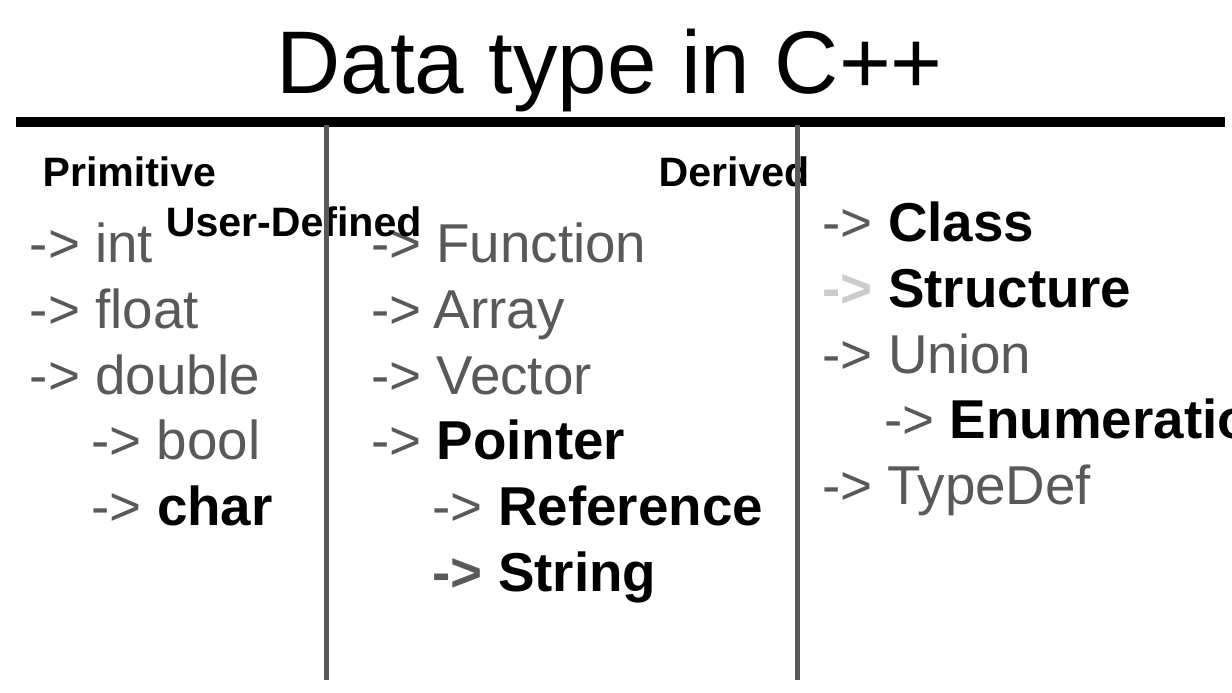
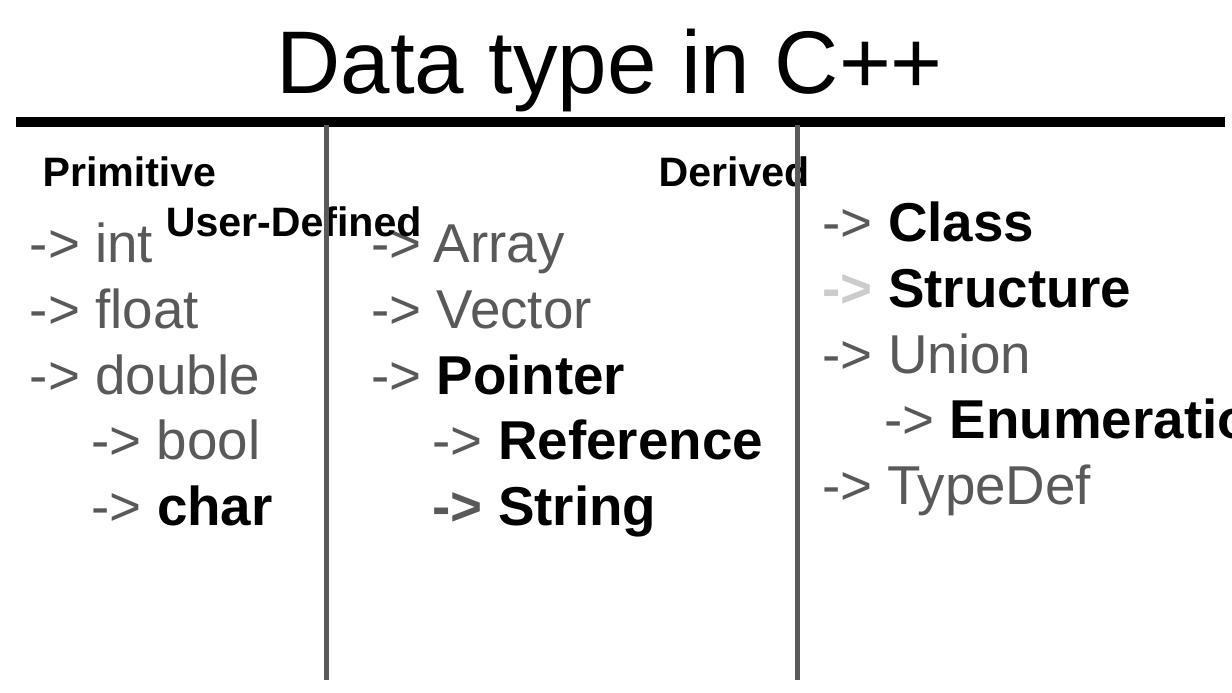
Before and after one commit to Khagendra01/Cpp_for_Pythoners, a slide deck: slide 12 of Cpp_In_One_Hour.pptx. Drawn at 1232x693 pixels with LibreOffice and Linux fonts; fonts in the diff are those of the drawing. Boxes give left, top, right and bottom in pixels: in the first picture for what was removed or moved away, otherwise in the second. Text is boxed around its words. In the diff, an @@ line names an element or a change of style, - is before the commit and + after.

```diff
--- a/Cpp_In_One_Hour.pptx
+++ b/Cpp_In_One_Hour.pptx
@@ subtitle at (x1=437, y1=222, x2=647, y2=263): paragraph removed @@
--> Function
```
Also in this commit, not shown: 1 other file.
